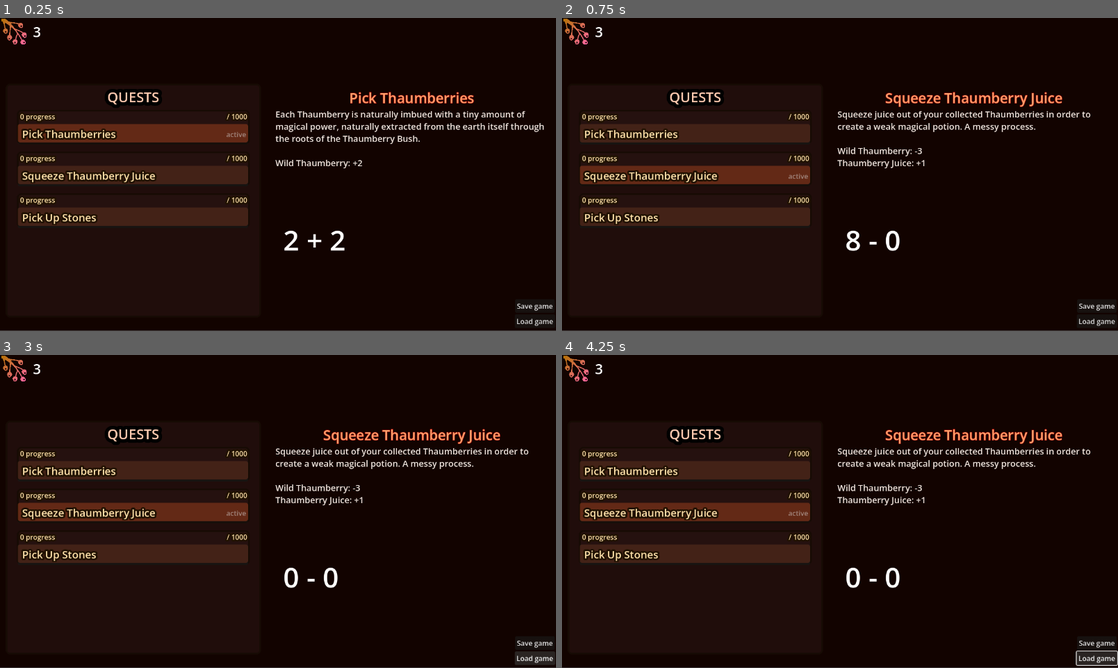
Above: before the commit, frames 1-4 (two rows, left to right).
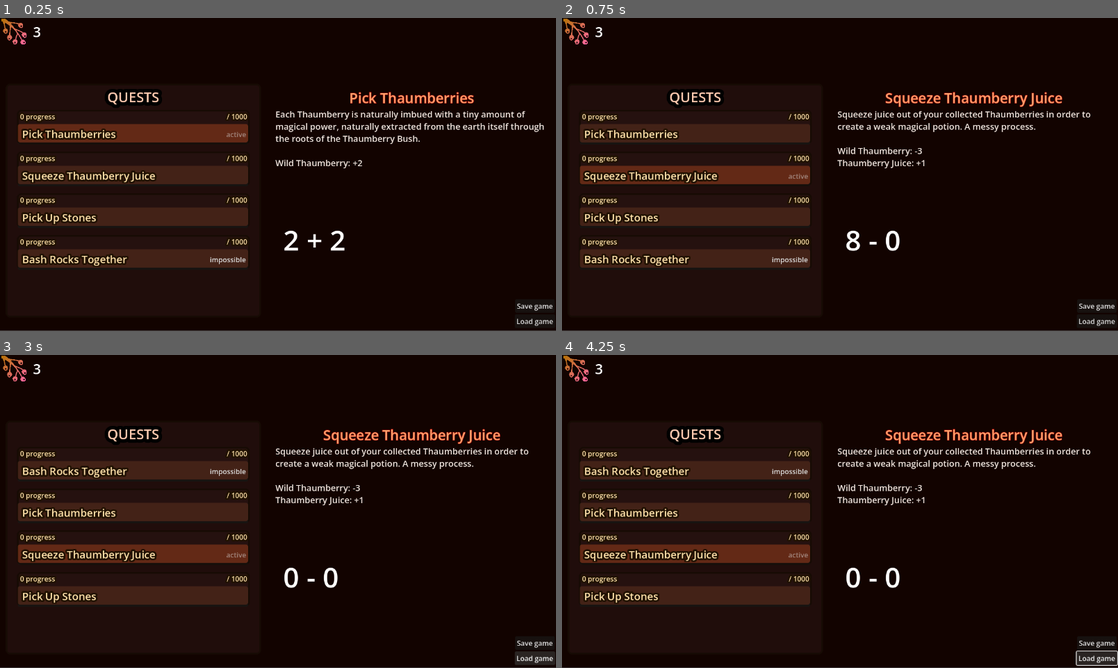
Above: after the commit, the same moments.

Repository: mark-chimes/mathcraft
Game: Godot game, scene res://main.tscn
Two runs of this game, one before a commit and one after it. Both use one fixed random seed, a clock stepped at 60 frames per second and the inputs below.
Inputs (mouse positions are in pixels of both pictures, inside the frame that each line leads up to):
- Up to frame 1 (0.25 s): no input
- Up to frame 2 (0.75 s): click (695, 174) at 0.52 s
- Up to frame 3 (3 s): click (133, 596) at 1.25 s, where only the run after the commit has a clickable "impossible"; click "Save game" at 2 s; click "Load game" at 2.75 s
- Up to frame 4 (4.25 s): hold Right (right) from 3.53 s (still down)

The runs differ from the first frame. In frame 1, 2.1% of the frame differs, in the area x 3-45%, y 70-80%; in frame 2, 2.1%; in frame 3, 6.9%, in the area x 3-45%, y 35-80%; in frame 4, 6.9%.

Commit message:
New bashing rocks quest and comparison question

Diff:
--- a/main.tscn
+++ b/main.tscn
@@ -13,6 +13,7 @@
 [ext_resource type="Resource" uid="uid://dd6ogktfak25g" path="res://quest/quest_definitions/stone_quest.tres" id="7_dg77c"]
 [ext_resource type="Resource" uid="uid://tguudnm7na35" path="res://qna/generators/non_generator.tres" id="10_4c57u"]
 [ext_resource type="Script" uid="uid://cyruhkev45o2p" path="res://quest/display/current_quest_display.gd" id="11_efxa6"]
+[ext_resource type="Resource" uid="uid://dahbw0xjgr6nq" path="res://quest/quest_definitions/bash_rocks.tres" id="11_vivmo"]
 [ext_resource type="Script" uid="uid://cjyv4cfnp1k84" path="res://saving/save_load_manager.gd" id="13_ycdy4"]
 
 [node name="main" type="Node2D" unique_id=1675520924]
@@ -41,7 +42,7 @@
 stock_control = NodePath("../../Inventory/StockControl")
 non_question = ExtResource("10_4c57u")
 null_quest = ExtResource("5_dg77c")
-initial_quest_details = Array[ExtResource("4_kek77")]([ExtResource("5_4c57u"), ExtResource("6_efxa6"), ExtResource("7_dg77c")])
+initial_quest_details = Array[ExtResource("4_kek77")]([ExtResource("5_4c57u"), ExtResource("6_efxa6"), ExtResource("7_dg77c"), ExtResource("11_vivmo")])
 
 [node name="Control" type="Control" parent="Game/Quests" unique_id=141513222]
 layout_mode = 3
--- a/qna/generators/arithmetic_generator.gd
+++ b/qna/generators/arithmetic_generator.gd
@@ -1,7 +1,7 @@
 class_name ArithmeticGenerator
 extends QuestionGenerator
 
-enum Operator {ADD, MINUS}
+enum Operator {ADD, MINUS, COMPARE}
 @export var question_type : Operator
 
 func generate() -> QuestionData:
@@ -10,6 +10,7 @@
 	match(question_type):
 		Operator.ADD: return generate_single_digit_addition()
 		Operator.MINUS: return generate_single_digit_subtraction()
+		Operator.COMPARE: return generate_single_digit_comparison()
 		_: return super.generate()
 
 func generate_single_digit_addition() -> QuestionData:
@@ -33,3 +34,21 @@
 	q.question_text = str(firstnum) + " - " + str(secondnum)
 	q.correct_answer = firstnum - secondnum
 	return q
+
+func generate_single_digit_comparison() -> QuestionData:
+	var q = QuestionData.new()
+	q.answer_type = QuestionData.AnswerType.COMPARISON
+
+	var is_left_more = randi_range(0,1) == 1
+	var rightnum
+	var leftnum
+	if is_left_more:
+		leftnum = randi_range(1,9)
+		rightnum = randi_range(0, leftnum-1)
+	else:
+		rightnum = randi_range(1,9)
+		leftnum = randi_range(0, rightnum-1)
+
+	q.question_text = str(leftnum) + " >< " + str(rightnum)
+	q.correct_answer = is_left_more
+	return q
--- /dev/null
+++ b/qna/generators/comparison_generator.tres
@@ -0,0 +1,8 @@
+[gd_resource type="Resource" script_class="ArithmeticGenerator" format=3 uid="uid://bs5xtd71n0o1n"]
+
+[ext_resource type="Script" uid="uid://dr6uugnt62skc" path="res://qna/generators/arithmetic_generator.gd" id="1_6ugi3"]
+
+[resource]
+script = ExtResource("1_6ugi3")
+question_type = 2
+metadata/_custom_type_script = "uid://dr6uugnt62skc"
--- a/qna/q_n_a.gd
+++ b/qna/q_n_a.gd
@@ -24,6 +24,10 @@
 	for x in range(0,10):
 		if Input.is_action_just_pressed("num" + str(x)):
 			press_num(x)
+	if Input.is_action_just_pressed("left"):
+		press_direction(true)
+	elif Input.is_action_just_pressed("right"):
+		press_direction(false)
 
 func press_num(num):
 	if current_question.answer_type != QuestionData.AnswerType.INTEGER:
@@ -34,6 +38,14 @@
 		answer_correct.emit()
 		generate_question()
 
+func press_direction(is_left):
+	if current_question.answer_type != QuestionData.AnswerType.COMPARISON:
+		return
+	var is_correct = ( is_left == current_question.correct_answer)
+	if is_correct:
+		answer_correct.emit()
+		generate_question()
+
 func _on_switch_question_generator(new_question_generator: QuestionGenerator) -> void:
 	question_generator = new_question_generator
 	generate_question()
--- a/qna/test/qna_test.tscn
+++ b/qna/test/qna_test.tscn
@@ -1,8 +1,10 @@
 [gd_scene format=3 uid="uid://jnw6yiq8jm28"]
 
 [ext_resource type="PackedScene" uid="uid://cc71g6jbkpr0j" path="res://qna/q_n_a.tscn" id="1_50k66"]
+[ext_resource type="Resource" uid="uid://bs5xtd71n0o1n" path="res://qna/generators/comparison_generator.tres" id="2_jfiad"]
 
 [node name="QnaTest" type="Node2D" unique_id=796816239]
 
 [node name="QnA" parent="." unique_id=853901431 instance=ExtResource("1_50k66")]
 position = Vector2(363, 193)
+question_generator = ExtResource("2_jfiad")
--- /dev/null
+++ b/quest/display/lockunlock/depletion_effect.tscn
@@ -0,0 +1,11 @@
+[gd_scene format=3 uid="uid://der6uijjriqod"]
+
+[ext_resource type="PackedScene" uid="uid://d2t3l7ukgf6cp" path="res://quest/display/lockunlock/depletion_label.tscn" id="1_mntm0"]
+
+[node name="DepletionEffect" type="Node2D" unique_id=370592141]
+
+[node name="DepletionLabel" parent="." unique_id=1612614884 instance=ExtResource("1_mntm0")]
+offset_left = 4.0
+offset_top = 49.0
+offset_right = 352.0
+offset_bottom = 107.0
--- a/quest/display/lockunlock/depletion_label.tscn
+++ b/quest/display/lockunlock/depletion_label.tscn
@@ -3,17 +3,8 @@
 [ext_resource type="Script" uid="uid://bmkdtevqabn2x" path="res://quest/display/lockunlock/locklabel.gd" id="1_rrjys"]
 
 [node name="DepletionLabel" type="Label" unique_id=1612614884]
-anchors_preset = 8
-anchor_left = 0.5
-anchor_top = 0.5
-anchor_right = 0.5
-anchor_bottom = 0.5
-offset_left = -201.0
-offset_top = -33.5
-offset_right = 201.0
-offset_bottom = 33.5
-grow_horizontal = 2
-grow_vertical = 2
+offset_right = 348.0
+offset_bottom = 58.0
 rotation = -0.1690728
 theme_override_colors/font_color = Color(0.30110523, 3.5195612e-07, 9.62615e-08, 1)
 theme_override_colors/font_shadow_color = Color(1, 0.53361195, 0.4686134, 0.32156864)
@@ -23,7 +14,7 @@
 theme_override_constants/outline_size = 32
 theme_override_constants/shadow_outline_size = 32
 theme_override_font_sizes/font_size = 42
-text = "STONE DEPLETED"
+text = "STOCK DEPLETED"
 horizontal_alignment = 1
 vertical_alignment = 1
 script = ExtResource("1_rrjys")
--- a/quest/display/quest_group_display.gd
+++ b/quest/display/quest_group_display.gd
@@ -3,9 +3,11 @@
 
 signal quest_activated(quest_activity:QuestActivityInfo) # do not fire this signal manually
 
-@export var QuestDisplayScene : PackedScene #:= preload("res://quest/quest_display.tscn")
+@export var QuestDisplayScene : PackedScene
 @export var quests_container_node : Control
-@export var level_up_disp : PackedScene #:= preload("res://quest/level_up_disp.gd")
+@export var level_up_disp : PackedScene
+@export var depletion_disp : PackedScene
+
 @export var level_up_icon : Texture2D
 
 var activity_displays: Dictionary[QuestActivityInfo, QuestDisplay] = {}
@@ -35,6 +37,7 @@
 func refresh():
 	for display in activity_displays.values():
 		display.refresh()
+
 
 # Does nothing if quest doesn't exist
 func refresh_display_for_quest(quest_activity: QuestActivityInfo):
@@ -68,3 +71,9 @@
 	quests_container_node.add_child(level_up)
 	level_up.position = activity_node.position
 	level_up.set_icon_text_col(level_up_icon, "quest complete!", Color(0,1.0,0.5,1))
+
+func spawn_quest_depletion_effect(quest_activity: QuestActivityInfo):
+	var activity_node = activity_displays[quest_activity]
+	var depletion = depletion_disp.instantiate()
+	quests_container_node.add_child(depletion)
+	depletion.position = activity_node.position
--- a/quest/display/quest_group_display.tscn
+++ b/quest/display/quest_group_display.tscn
@@ -4,6 +4,7 @@
 [ext_resource type="PackedScene" uid="uid://dyt80ulkxak25" path="res://quest/display/quest_display.tscn" id="1_u5pbd"]
 [ext_resource type="Script" uid="uid://173evua3y8k1" path="res://quest/display/quest_group_display.gd" id="2_31adv"]
 [ext_resource type="PackedScene" uid="uid://ok7soahgj06" path="res://quest/display/quest_complete_effect.tscn" id="4_d8gqt"]
+[ext_resource type="PackedScene" uid="uid://der6uijjriqod" path="res://quest/display/lockunlock/depletion_effect.tscn" id="5_37hqy"]
 [ext_resource type="Texture2D" uid="uid://h3ea0a1jda8w" path="res://assets/check-mark.png" id="5_d8gqt"]
 
 [node name="QuestGroupDisplay" type="Panel" unique_id=1670799080 node_paths=PackedStringArray("quests_container_node")]
@@ -20,6 +21,7 @@
 QuestDisplayScene = ExtResource("1_u5pbd")
 quests_container_node = NodePath("MarginContainer/ScrollContainer/MarginContainer/VBoxContainer")
 level_up_disp = ExtResource("4_d8gqt")
+depletion_disp = ExtResource("5_37hqy")
 level_up_icon = ExtResource("5_d8gqt")
 
 [node name="Label" type="Label" parent="." unique_id=1248802906]
--- /dev/null
+++ b/quest/quest_definitions/bash_rocks.tres
@@ -0,0 +1,19 @@
+[gd_resource type="Resource" script_class="QuestDetails" format=3 uid="uid://dahbw0xjgr6nq"]
+
+[ext_resource type="Script" uid="uid://c5sxrd4eoxsv6" path="res://stock/item_data.gd" id="1_30shw"]
+[ext_resource type="Resource" uid="uid://dfl78xharku8q" path="res://stock/item/stone.tres" id="2_83km6"]
+[ext_resource type="Resource" uid="uid://bs5xtd71n0o1n" path="res://qna/generators/comparison_generator.tres" id="3_30shw"]
+[ext_resource type="Resource" uid="uid://beppkl2qcqjw0" path="res://stock/item/dust.tres" id="3_83km6"]
+[ext_resource type="Script" uid="uid://bat5xbmp1mw6y" path="res://quest/quest_details.gd" id="4_vpb1y"]
+
+[resource]
+script = ExtResource("4_vpb1y")
+quest_id = "bash_rocks"
+quest_title = "Bash Rocks Together"
+quest_description = "Bash two rocks together like a caveman and see what you get. The bigger rock always smashes the smaller one"
+question_generator = ExtResource("3_30shw")
+item_mods = Dictionary[ExtResource("1_30shw"), int]({
+ExtResource("2_83km6"): -2,
+ExtResource("3_83km6"): 20
+})
+metadata/_custom_type_script = "uid://bat5xbmp1mw6y"
--- a/quest/quest_details.gd
+++ b/quest/quest_details.gd
@@ -2,7 +2,7 @@
 extends Resource
 
 @export var quest_id : String
-@export_multiline var quest_title : String
+@export var quest_title : String
 @export_multiline var quest_description : String
 @export var question_generator: QuestionGenerator
 @export var item_mods : Dictionary[ItemData, int] = {}
--- a/quest/quest_manager.gd
+++ b/quest/quest_manager.gd
@@ -58,6 +58,8 @@
 				if stock_qty < required_qty:
 					print("Quest " + activity.quest.quest_title + " not possible due to resource constraints")
 					activity.is_possible = false
+					if activity.is_active:
+						quest_display_deplete_quest(activity)
 	if not active_quest.is_possible:
 		deactivate_all_quests()
 		#activate_quest(quest_activities[0])
@@ -65,6 +67,9 @@
 func _on_quest_group_display_quest_activated(activated_quest: QuestActivityInfo) -> void:
 	activate_quest(activated_quest)
 	refresh_quest_display()
+
+func quest_display_deplete_quest(activity):
+	quest_display.spawn_quest_depletion_effect(activity)
 
 func refresh_quest_display():
 	emit_update_quest_text()
--- /dev/null
+++ b/stock/item/dust.tres
@@ -0,0 +1,12 @@
+[gd_resource type="Resource" script_class="ItemData" format=3 uid="uid://beppkl2qcqjw0"]
+
+[ext_resource type="Texture2D" uid="uid://clvxev7buhyx7" path="res://assets/art/item/dust-cloud.png" id="1_cs0f3"]
+[ext_resource type="Script" uid="uid://c5sxrd4eoxsv6" path="res://stock/item_data.gd" id="2_1fqej"]
+
+[resource]
+script = ExtResource("2_1fqej")
+id = &"dust"
+display_name = "dust"
+icon = ExtResource("1_cs0f3")
+description = "Some sparkly dust"
+metadata/_custom_type_script = "uid://c5sxrd4eoxsv6"
--- a/stock/item_data.gd
+++ b/stock/item_data.gd
@@ -5,4 +5,4 @@
 
 @export var display_name: String
 @export var icon: Texture2D
-@export var description: String
+@export_multiline var description: String
--- a/sweet_n_sour.gd
+++ /dev/null
@@ -1,8 +0,0 @@
-extends Node2D
-
-signal close_dialog
-
-func _process(delta) -> void:
-	if Input.is_action_just_pressed("right"):
-		close_dialog.emit()
-		queue_free()
Binary file added: assets/art/item/dust-cloud.png
Not shown, added: assets/art/item/dust-cloud.png.import
Not shown, removed: sweet_n_sour.gd.uid
